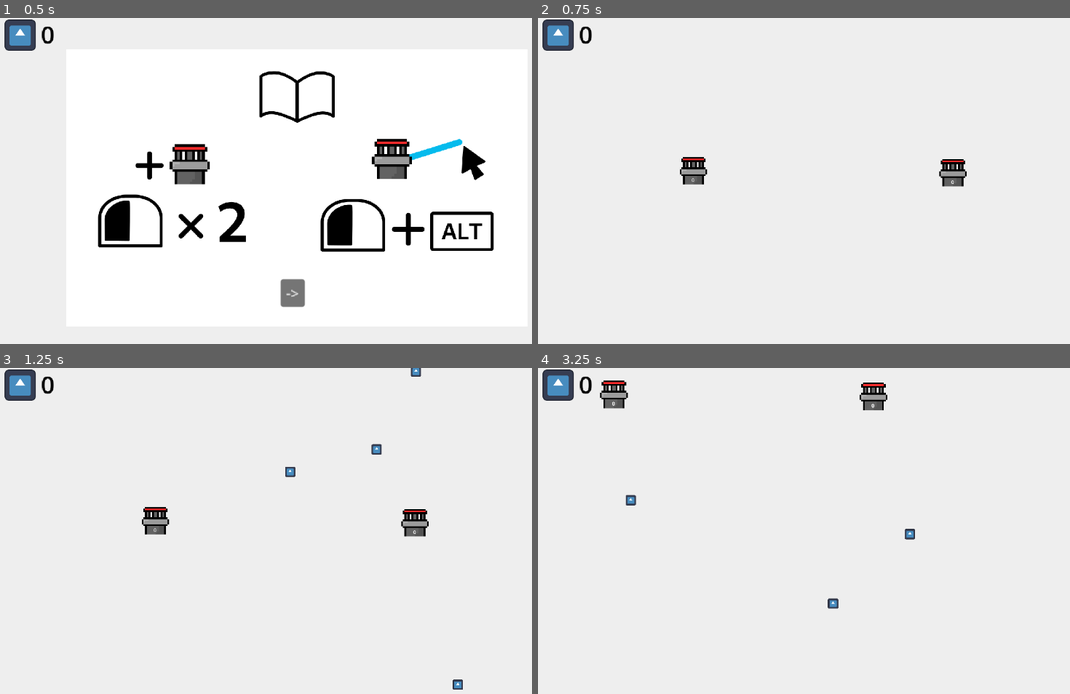
Above: before the commit, frames 1-4 (two rows, left to right).
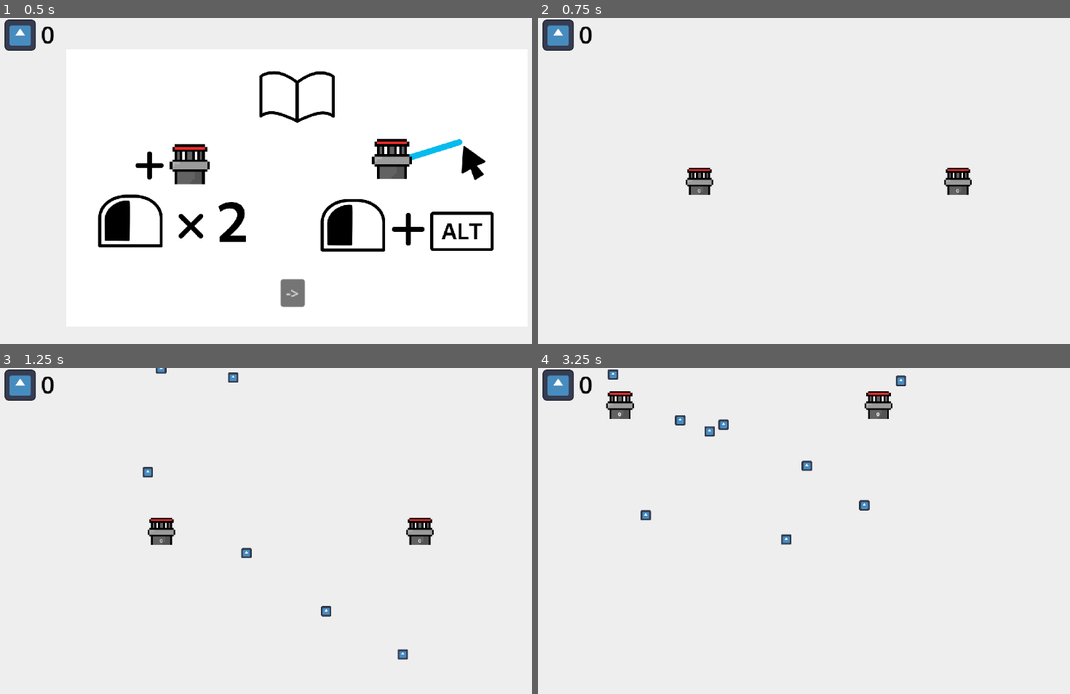
Above: after the commit, the same moments.

Repository: produced-demand/produced-demand
Game: Godot game, scene res://level.tscn
Same seed, same stepped clock (60 frames per second), same inputs: the game is played once before the commit and once after it. The engine's default icon, where the game draws it, is replaced by a stand-in: a white triangle on a blue panel in a dark square.
Inputs (mouse positions are in pixels of both pictures, inside the frame that each line leads up to):
- Up to frame 1 (0.5 s): no input
- Up to frame 2 (0.75 s): click "->" at 0.5 s
- Up to frame 3 (1.25 s): no input
- Up to frame 4 (3.25 s): move the mouse to (958, 514) at 1.27 s; hold Down (camera_move_down) 1.28-2 s; click (958, 514) at 1.42 s; drag from (713, 547) to (697, 469) at 2.02 s; move the mouse to (889, 459) at 2.77 s; hold Right (camera_move_right) from 2.78 s (still down); click (889, 459) at 2.92 s

Frame 1 is identical in both runs. In frame 2, 1.0% of the frame differs, in the area x 26-82%, y 42-55%; in frame 3, 1.6%; in frame 4, 1.8%, in the area x 11-71%, y 0-74%.

Commit message:
Dynamically generate people-generating tiles

Diff:
--- a/level.tscn
+++ b/level.tscn
@@ -1,7 +1,8 @@
-[gd_scene load_steps=8 format=3 uid="uid://dfwyjyjoj3g8t"]
+[gd_scene load_steps=9 format=3 uid="uid://dfwyjyjoj3g8t"]
 
 [ext_resource type="PackedScene" uid="uid://cueyy45tahn3s" path="res://area.tscn" id="1_eo7to"]
 [ext_resource type="Script" path="res://scripts/station_creation.gd" id="2_bpb2d"]
+[ext_resource type="Script" path="res://scripts/area-creation.gd" id="2_q4dxd"]
 [ext_resource type="Script" path="res://scripts/camera_movement.gd" id="2_wg34b"]
 [ext_resource type="PackedScene" uid="uid://bcll0qejjkfl4" path="res://station.tscn" id="3_6vms3"]
 [ext_resource type="Script" path="res://scripts/osm_way.gd" id="4_d34ci"]
@@ -14,43 +15,11 @@
 script = ExtResource("4_d34ci")
 
 [node name="Areas" type="Node2D" parent="."]
-position = Vector2(12, -435)
-
-[node name="Area2D7" parent="Areas" instance=ExtResource("1_eo7to")]
-position = Vector2(-393, 432)
-
-[node name="Area2D8" parent="Areas" instance=ExtResource("1_eo7to")]
-position = Vector2(121, 432)
-
-[node name="Area2D9" parent="Areas" instance=ExtResource("1_eo7to")]
-position = Vector2(-136, 433)
-
-[node name="Area2D10" parent="Areas" instance=ExtResource("1_eo7to")]
-position = Vector2(-393, 689)
-
-[node name="Area2D11" parent="Areas" instance=ExtResource("1_eo7to")]
-position = Vector2(121, 689)
-
-[node name="Area2D12" parent="Areas" instance=ExtResource("1_eo7to")]
-position = Vector2(-136, 689)
+script = ExtResource("2_q4dxd")
 
 [node name="Area2D" parent="Areas" instance=ExtResource("1_eo7to")]
+visible = false
 position = Vector2(-393, -79)
-
-[node name="Area2D3" parent="Areas" instance=ExtResource("1_eo7to")]
-position = Vector2(121, -79)
-
-[node name="Area2D2" parent="Areas" instance=ExtResource("1_eo7to")]
-position = Vector2(-136, -79)
-
-[node name="Area2D4" parent="Areas" instance=ExtResource("1_eo7to")]
-position = Vector2(-393, 178)
-
-[node name="Area2D5" parent="Areas" instance=ExtResource("1_eo7to")]
-position = Vector2(121, 178)
-
-[node name="Area2D6" parent="Areas" instance=ExtResource("1_eo7to")]
-position = Vector2(-136, 178)
 
 [node name="Paths" type="Node2D" parent="."]
 script = ExtResource("5_lm6jf")
@@ -60,10 +29,10 @@
 script = ExtResource("2_bpb2d")
 
 [node name="Station2" parent="Stations" instance=ExtResource("3_6vms3")]
-position = Vector2(-268, 303)
+position = Vector2(-256, 324)
 
 [node name="Station" parent="Stations" instance=ExtResource("3_6vms3")]
-position = Vector2(246, 307)
+position = Vector2(256, 324)
 
 [node name="Hud" parent="." instance=ExtResource("6_01tkc")]
 
--- a/project.godot
+++ b/project.godot
@@ -76,6 +76,11 @@
 "events": [Object(InputEventMouseButton,"resource_local_to_scene":false,"resource_name":"","device":-1,"window_id":0,"a …(253 unchanged characters)…
 ]
 }
+pause={
+"deadzone": 0.5,
+"events": [Object(InputEventKey,"resource_local_to_scene":false,"resource_name":"","device":0,"window_id":0,"alt_pressed":false,"shift_pressed":false,"ctrl_pressed":false,"meta_pressed":false,"pressed":false,"keycode":80,"physical_keycode":0,"key_label":0,"unicode":0,"location":0,"echo":false,"script":null)
+]
+}
 
 [rendering]
 
--- a/scripts/Game.gd
+++ b/scripts/Game.gd
@@ -4,7 +4,20 @@
 var people_delivered = 0
 var hud
 
+var people_creation_speed = 1000 # interval over which people are created
+
 var paused = true
+var start_time
+
+func _ready() -> void:
+	start_time = 0
+
+func _process(delta: float) -> void:
+	if not paused:
+		start_time += delta
+
+	if Input.is_action_just_pressed("pause"):
+		paused = not paused
 
 func end_game(people_overrun_by):
 	print("max people reached! game over!")
@@ -21,3 +34,6 @@
 
 func start():
 	paused = false
+
+func get_time(): # time game has been played
+	return start_time
--- /dev/null
+++ b/scripts/area-creation.gd
@@ -0,0 +1,87 @@
+extends Node2D
+
+var area_scene = preload("res://area.tscn")
+
+var areas_array = []
+
+var last_tile_added = 0
+var time_before = 20
+
+func _ready() -> void:
+	areas_array.resize(15)
+	for i in range(0, len(areas_array)):
+		var empty_array = []
+		empty_array.resize(15)
+		empty_array.fill(null)
+		areas_array[i] = empty_array
+
+	var area_size = get_tree().get_root().get_node("level").get_node("Areas").get_node("Area2D").get_node("CollisionShape2D").shape.get_rect().size.x
+	var position_x = 0 - area_size * 1.5
+	var position_y = 0 - area_size * 1.5
+
+	for i in range(6, 9):
+		for j in range(6, 9):
+			var area_position = get_position_for_area(i, j)
+			areas_array[i][j] = generate_area(area_position)
+			position_x += area_size
+		position_x = 0 - area_size * 1.5
+		position_y += area_size
+
+
+func _process(delta: float) -> void:
+	if Game.paused:
+		return
+	if Game.get_time() > last_tile_added + time_before:
+		last_tile_added = Game.get_time()
+		time_before -= 1.75 # to make it become more difficult over time
+		add_tile_in_closest_circle()
+
+
+func add_tile_in_closest_circle():
+	var radius = 2
+	var spots_in_radius
+	var found_spot = false
+	while radius < floor(len(areas_array) / 2):
+		spots_in_radius = get_items_in_radius(radius)
+		var empty_spots = spots_in_radius.filter(func(item): return areas_array[item.x][item.y] == null)
+		if len(empty_spots) > 0:
+			spots_in_radius = empty_spots
+			found_spot = true
+			break
+		radius += 1
+	if not found_spot:
+		return
+
+	var random_spot = spots_in_radius[randi_range(0, len(spots_in_radius) - 1)]
+	areas_array[random_spot.x][random_spot.y] = generate_area(get_position_for_area(random_spot.x, random_spot.y))
+
+func get_items_in_radius(radius):
+	var items = []
+	var center = floor(len(areas_array) / 2)
+	for i in range(center - radius, center + radius + 1):
+		items.append(Vector2(i, center - radius)) # left
+		items.append(Vector2(i, center + radius)) # right
+		items.append(Vector2(center - radius, i)) # top
+		items.append(Vector2(center + radius, i)) # bottom
+	return items
+
+
+func generate_area(pos):
+	var area = area_scene.instantiate()
+	area.global_position = pos
+	add_child(area)
+	return area
+
+func get_position_for_area(i, j):
+	var area_size = get_tree().get_root().get_node("level").get_node("Areas").get_node("Area2D").get_node("CollisionShape2D").shape.get_rect().size.x
+
+	var center_i = floor(len(areas_array) / 2)
+	var center_j = floor(len(areas_array) / 2)
+
+	var offset_i = i - center_i
+	var offset_j = j - center_j
+
+	var position_x = offset_j * area_size - area_size/2
+	var position_y = offset_i * area_size - area_size/2
+
+	return Vector2(position_x, position_y)
--- a/scripts/area-people-generation.gd
+++ b/scripts/area-people-generation.gd
@@ -2,7 +2,6 @@
 
 var person_scene = preload("res://person.tscn")
 
-@export var interval = 1000
 var last_ran = Time.get_ticks_msec()
 
 
@@ -11,7 +10,7 @@
 
 func _process(_delta: float) -> void:
 	var now = Time.get_ticks_msec()
-	if now - last_ran > interval and not Game.paused:
+	if now - last_ran > Game.people_creation_speed and not Game.paused:
 		last_ran = now
 		if randi_range(1, 3) == 1:
 			generate_person()
--- a/scripts/bus_movement.gd
+++ b/scripts/bus_movement.gd
@@ -130,9 +130,9 @@
 
 func update_bus_position(change):
 	if not route_closed:
-		if parent.get_progress_ratio() >= .999:
+		if parent.get_progress_ratio() >= .99:
 			reverse = true
-		elif parent.get_progress_ratio() <= .001:
+		elif parent.get_progress_ratio() <= .01:
 			reverse = false
 		if reverse:
 			change *= -1
Not shown, changed: .to-do
